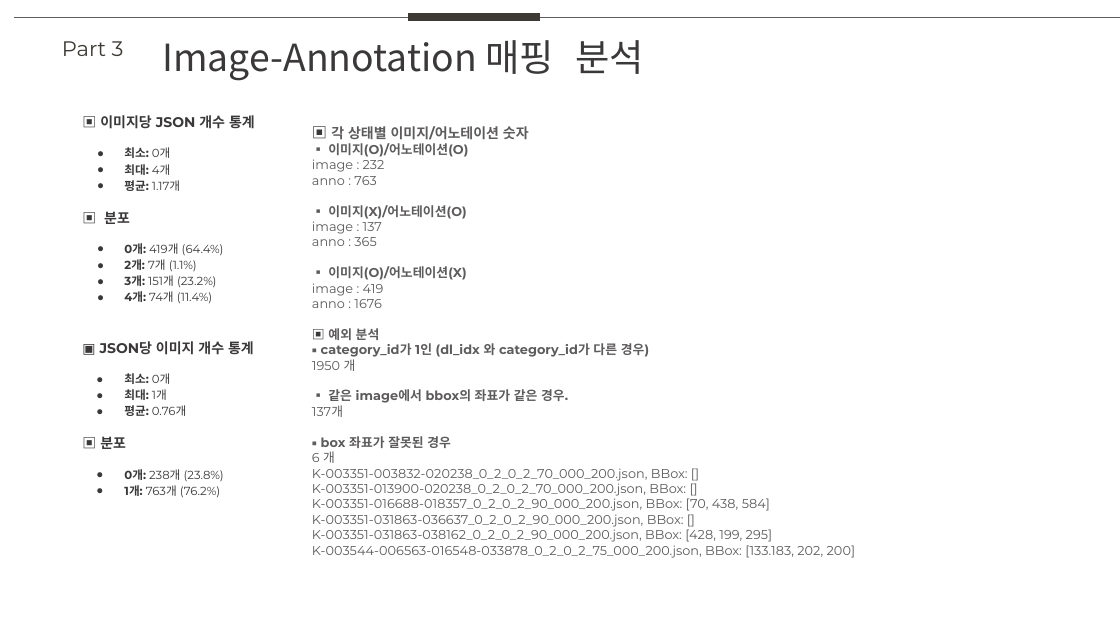
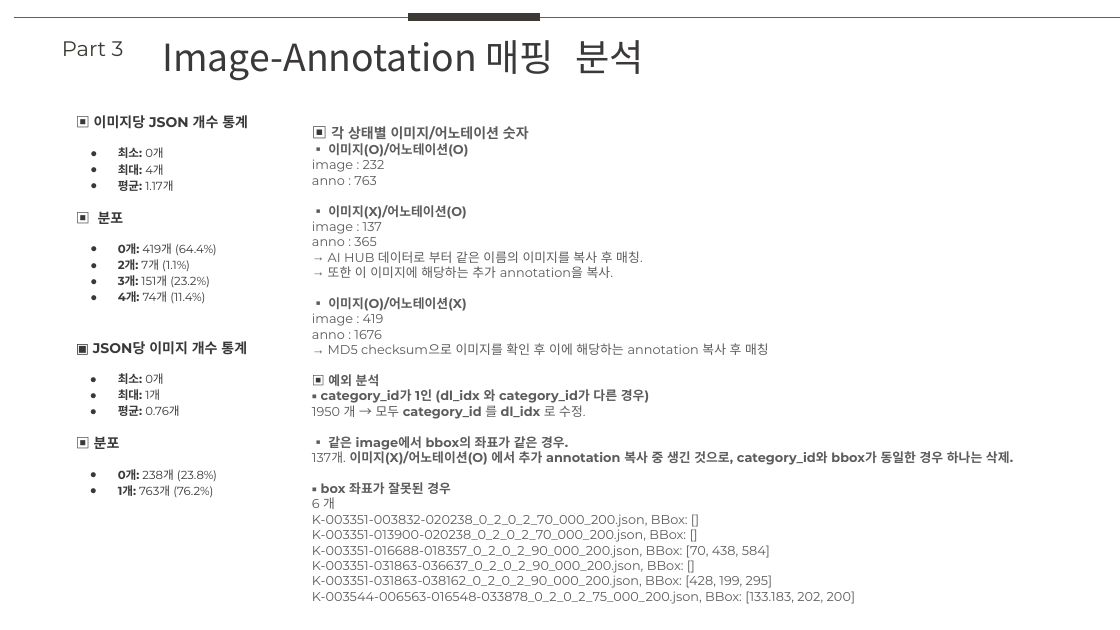
Before and after one commit to NararaDak/EntryPrj, a slide deck: slide 3 of files/eda_study.pptx. Drawn at 1120x630 pixels with LibreOffice and Linux fonts; fonts in the diff are those of the drawing. Boxes give left, top, right and bottom in pixels: in the first picture for what was removed or moved away, otherwise in the second. Text is boxed around its words. In the diff, an @@ line names an element or a change of style, - is before the commit and + after.

Commit message:
문서 수정

```diff
--- a/files/eda_study.pptx
+++ b/files/eda_study.pptx
@@ text "▣ 이미지당 JSON 개수 통계": place and size @@
-text "▣ 이미지당 JSON 개수 통계" at box(100, 115, 255, 497)
+text "▣ 이미지당 JSON 개수 통계" at box(94, 115, 248, 498)
@@ text at box(328, 251, 643, 278): paragraphs added @@
+→ AI HUB 데이터로 부터 같은 이름의 이미지를 복사 후 매칭.
+→ 또한 이 이미지에 해당하는 추가 annotation을 복사.
@@ text at box(328, 343, 769, 355): paragraph added @@
+→ MD5 checksum으로 이미지를 확인 후 이에 해당하는 annotation 복사 후 매칭
@@ text at box(312, 405, 585, 419): text changed; bold on @@
-1950 개
+1950 개 → 모두 category_id 를 dl_idx 로 수정.
@@ text at box(312, 449, 1013, 465): text changed; bold on @@
-137개
+137개. 이미지(X)/어노테이션(O) 에서 추가 annotation 복사 중 생긴 것으로, category_id와 bbox가 동일한 경우 하나는 삭제.
```
Also in this commit, not shown: 1 other file.
